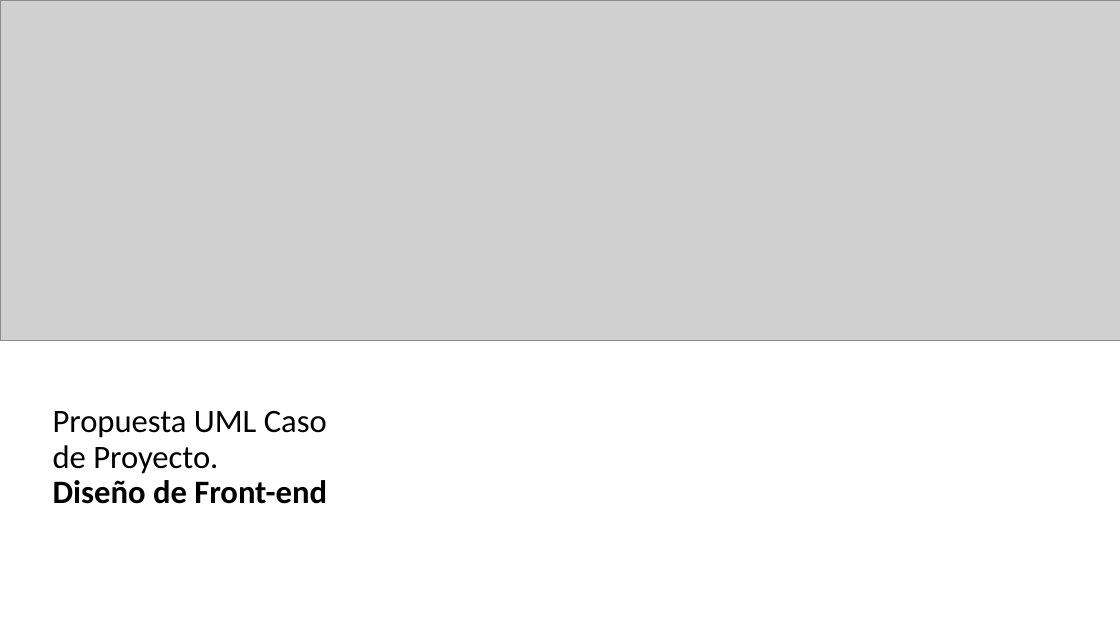
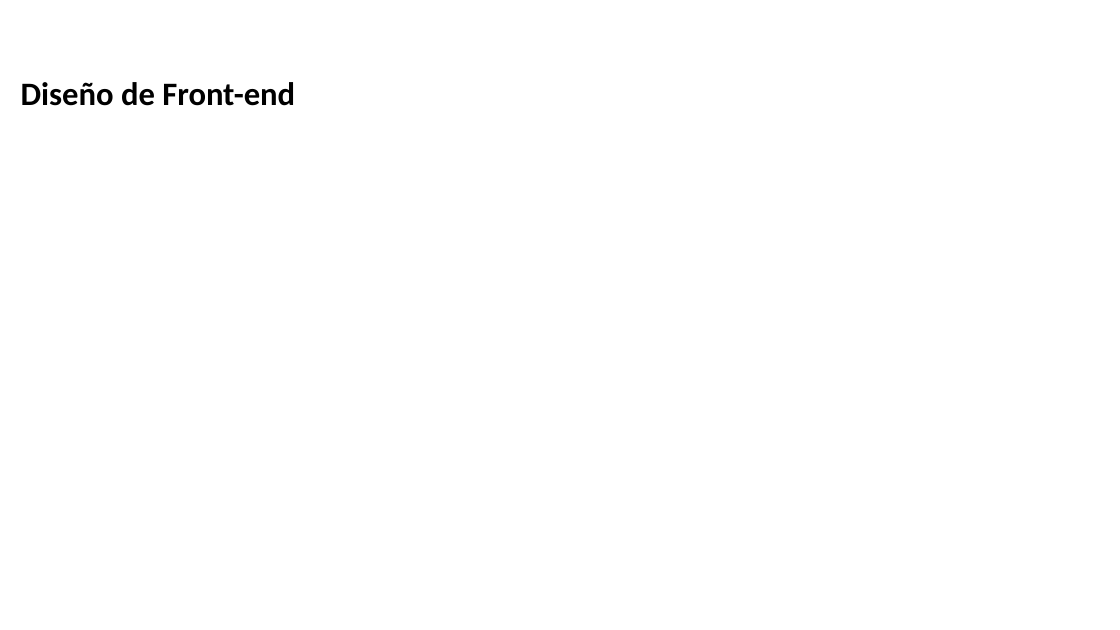
Before and after one commit to Gabrielavendano/2024_2_MA_CAPSTONE_001D_GRUPO_08, a slide deck: slide 13 of Fase 2/Evidencias Proyecto/PRESENTACION-PARCIAL 2.pptx (slide 12 before the commit). Drawn at 1120x630 pixels with LibreOffice and Linux fonts; fonts in the diff are those of the drawing; grey boxes stand for pictures; background and template pictures are left out. Boxes give left, top, right and bottom in pixels: in the first picture for what was removed or moved away, otherwise in the second. Text is boxed around its words. In the diff, an @@ line names an element or a change of style, - is before the commit and + after.

Commit message:
Avances fase 2 Front-end

```diff
--- a/Fase 2/Evidencias Proyecto/PRESENTACION-PARCIAL 2.pptx
+++ b/Fase 2/Evidencias Proyecto/PRESENTACION-PARCIAL 2.pptx
@@ picture removed at (0,0,1120,341) @@
@@ title at (21,82,295,106): text changed; bold on @@
-Propuesta UML Caso de Proyecto.
-Diseño de Front-end
+Diseño de Front-end
```
Also in this commit, not shown: 5 other slides changed, 8 slides added, 1 slide removed, 28 other files.
